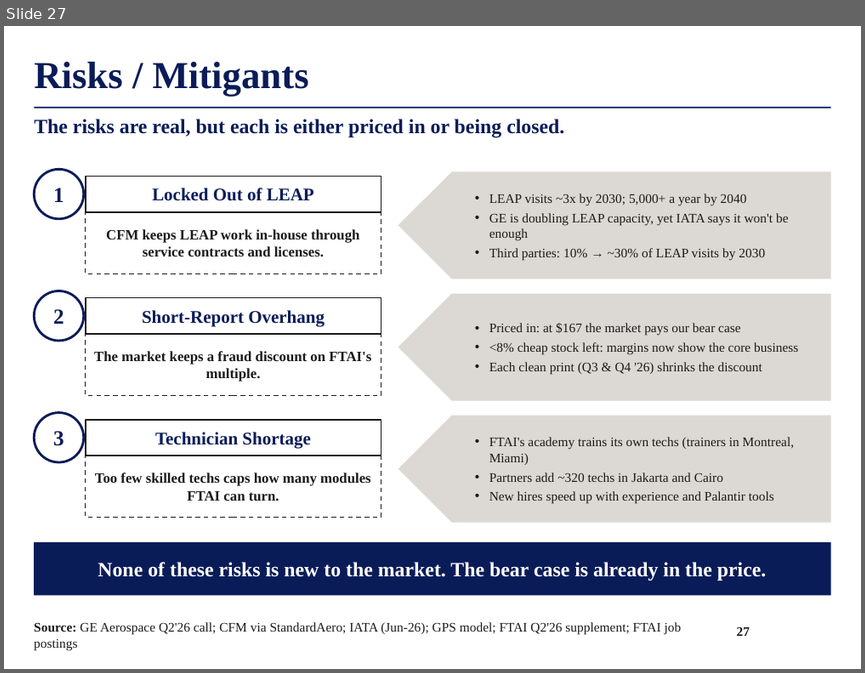
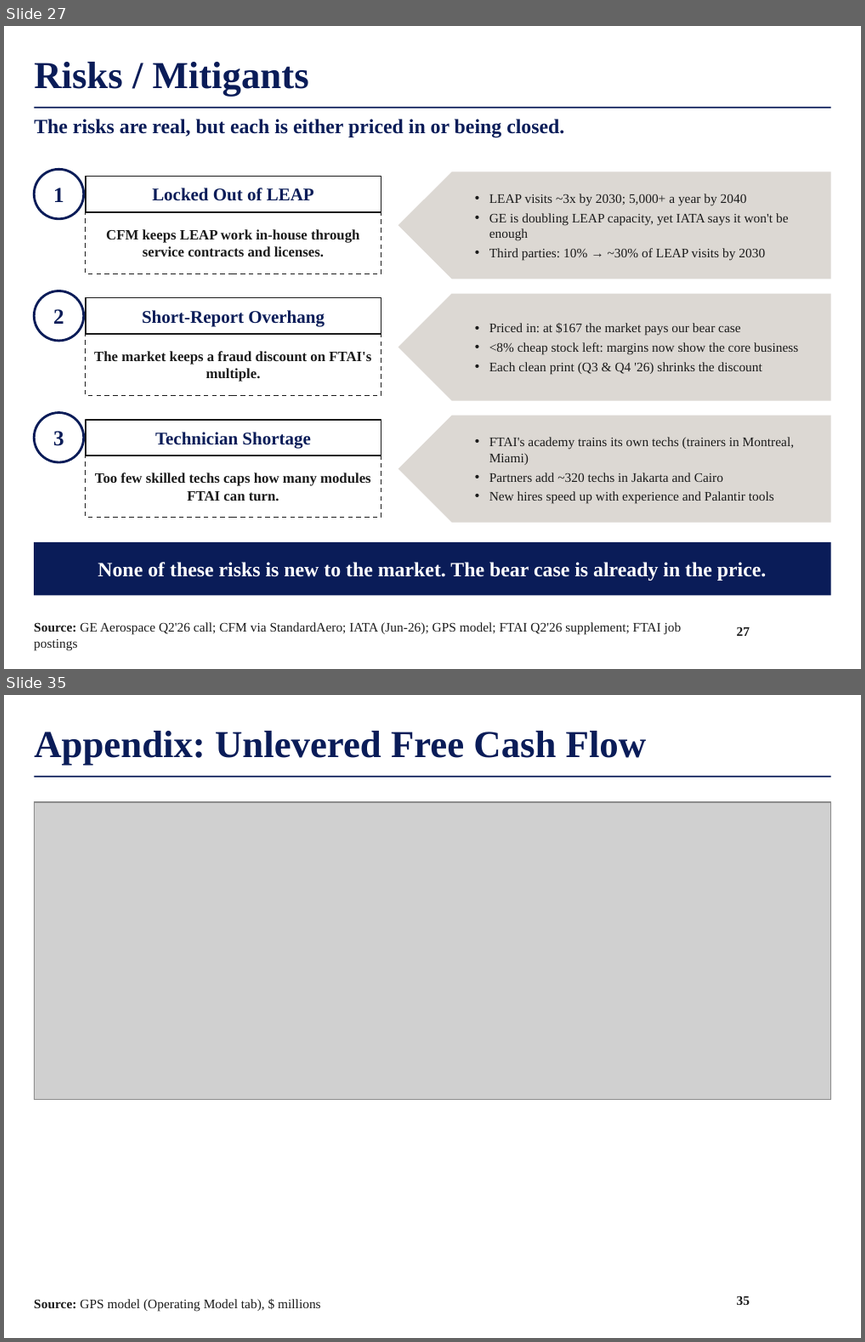
Before and after one commit to maxlsmls-dot/SPOT, a slide deck: deck/FTAI_Long_Pitch.pptx. Shown one above the other, each under a label of ours: slide 27 before the commit, slides 27 and 35 after it; the slides between them are not shown. The pictures are 865x673 and 865x1342 pixels, drawn with LibreOffice and Linux fonts; fonts in the diff are those of the drawing; grey boxes stand for pictures; background and template pictures are left out. Boxes give left, top, right and bottom in pixels: in the first picture for what was removed or moved away, otherwise in the second. Text is boxed around its words. In the diff, an @@ line names an element or a change of style, - is before the commit and + after.

```diff
--- a/deck/FTAI_Long_Pitch.pptx
+++ b/deck/FTAI_Long_Pitch.pptx
@@ slide 35 added at (4,695,861,1338), background #FFFFFF; not listed: 1 template element that a slide beside it also shows @@
@@ title added at (34,731,646,765), 32 pt, text #0A1C58, bold @@
+Appendix: Unlevered Free Cash Flow
@@ picture added at (34,802,831,1100) @@
@@ text added at (34,1299,321,1311), 11 pt, text #1A1A1A @@
+Source: GPS model (Operating Model tab), $ millions
@@ page number added at (737,1295,749,1304), 11 pt, text #1A1A1A, bold @@
+35
```
Also in this commit, not shown: 9 other slides added, 12 other files.
